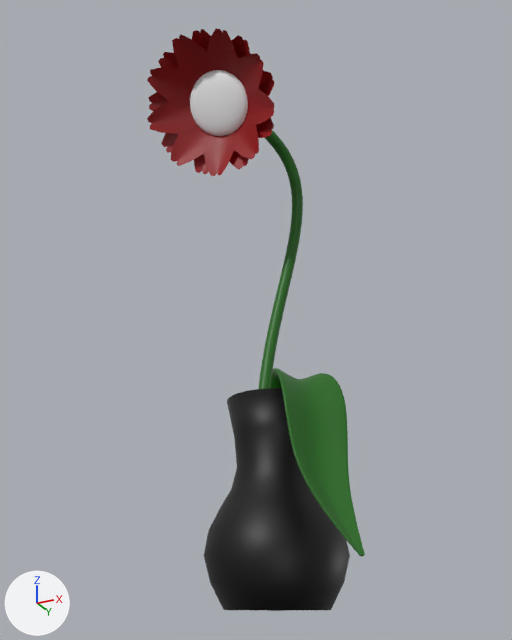
The glTF model assets/3d/objects/blue/hotel/raw/TallFlower.glb as it was, and as the next commit left it.
One viewpoint serves both versions: a 50 mm lens placed at (2.41, -5.18, 0.03), pointed at (0.09, -0.54, 2.11). The axes (+X, +Y, +Z) are drawn at lower left. The lights are the same throughout. The picture after the commit comes second. Vertices at exactly the same position are counted once.

Objects in the first picture: 'TallFlower'.
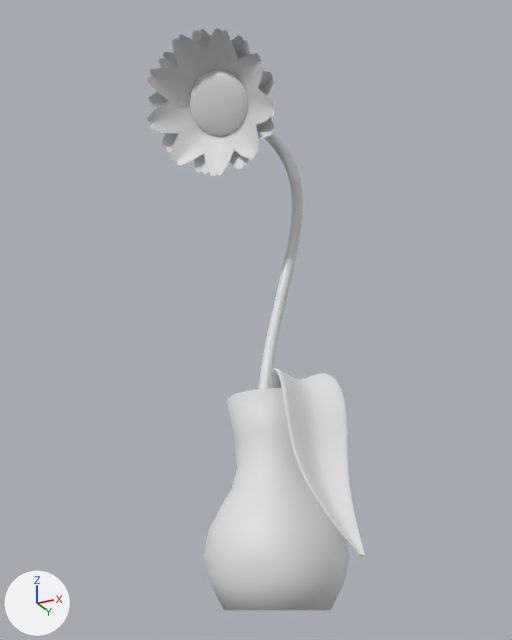
Where the change shows, as pixel boxes (x1, y1, x2, y2) in the pictures (512 x 640 px):
```json
{"part": 1, "of": "me_nurbspath_010", "change": "recoloured", "before": [204, 388, 350, 610], "after": [204, 388, 350, 610], "on screen": "black to white"}
{"part": 2, "of": "me_nurbspath_010", "change": "recoloured", "before": [258, 130, 365, 557], "after": [258, 130, 365, 557], "on screen": "dark green to white"}
{"part": 3, "of": "me_nurbspath_010", "change": "recoloured", "before": [147, 28, 274, 176], "after": [147, 28, 274, 176], "on screen": "red to white"}
{"part": 4, "of": "me_nurbspath_010", "change": "recoloured", "before": [190, 70, 248, 136], "after": [190, 70, 248, 136]}
```

Scene script edits in JSON lines:
```json
{"block": "me_nurbspath_010", "where": "# used by ob_tallflower; location = (0.0, 0.0, 0.0)"}
{"op": "remove", "block": "me_nurbspath_010", "code": "me_nurbspath_010.from_pydata(...)  # 5804 vertices, 11078 faces; spans x -0.58..0.96, y -1.54..0.56, z -0.01..4.25"}
{"op": "add", "block": "me_nurbspath_010", "code": "me_nurbspath_010.from_pydata(...)  # 5715 vertices, 10918 faces; spans x -0.58..0.96, y -1.54..0.56, z 0.0..4.25"}
{"block": "me_nurbspath_010", "change": "me_nurbspath_010 part 1: 1152 faces spanning x -0.56..0.56, y -0.56..0.56, z 0.0..1.6 switch from mat_black (black #000000) to no material"}
{"block": "me_nurbspath_010", "change": "me_nurbspath_010 part 2: 8710 faces spanning x -0.3..0.96, y -1.15..0.18, z 0.19..4.16 switch from mat_green (dark green #216b16) to no material"}
{"block": "me_nurbspath_010", "change": "me_nurbspath_010 part 3: 576 faces spanning x -0.58..0.56, y -1.54..-0.81, z 3.3..4.25 switch from mat_red (red #980006) to no material"}
{"block": "me_nurbspath_010", "change": "me_nurbspath_010 part 4: 480 faces spanning x -0.27..0.25, y -1.19..-0.87, z 3.68..4.1 switch from mat_white (white #fcfdff) to no material"}
{"block": "me_nurbspath_010", "change": "edits to the shape of me_nurbspath_010 do not show in these pictures"}
```
